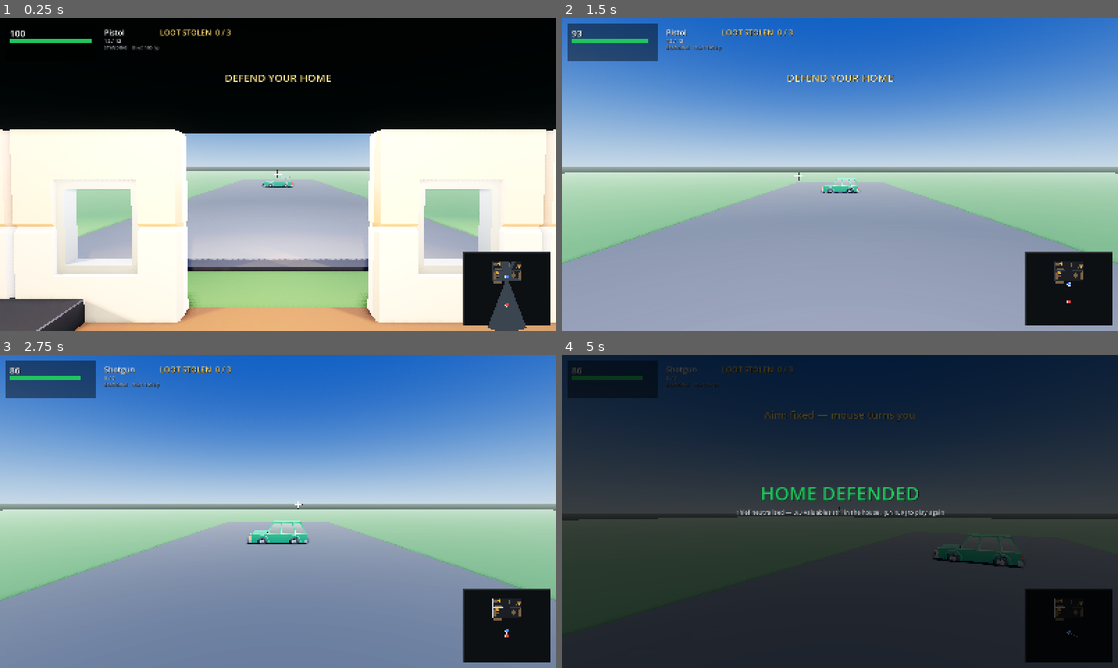
Above: before the commit, frames 1-4 (two rows, left to right).
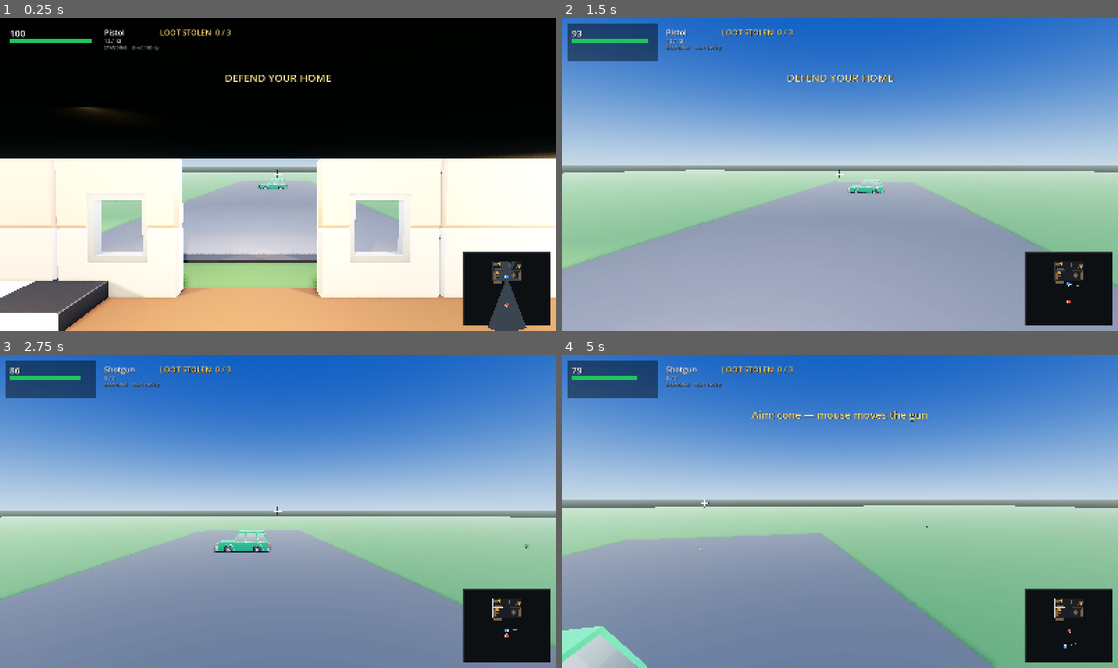
Above: after the commit, the same moments.

Repository: richardbrandel/home-invasion-godot
Game: Godot game, scene res://scenes/main.tscn
Same seed, same stepped clock (60 frames per second), same inputs: the game is played once before the commit and once after it.
Inputs (mouse positions are in pixels of both pictures, inside the frame that each line leads up to):
- Up to frame 1 (0.25 s): no input
- Up to frame 2 (1.5 s): tap Enter at 0.5, 0.6 s; move the mouse to (867, 174) at 0.52 s; hold W from 0.53 s (still down); click (867, 174) at 0.67 s; move the mouse to (812, 174) at 1.27 s; tap 1 at 1.35 s
- Up to frame 3 (2.75 s): keep holding W; move the mouse to (289, 505) at 2.02 s; tap 2 at 2.1 s
- Up to frame 4 (5 s): keep holding W; move the mouse to (834, 517) at 2.77 s; tap R at 2.85 s; click (834, 517) at 2.92 s; move the mouse to (878, 514) at 3.52 s; tap T at 3.6 s; move the mouse to (795, 508) at 4.27 s; tap C at 4.35 s

The runs differ from the first frame. In frame 1, 29% of the frame differs, in the area x 0-100%, y 28-100%; in frame 2, 3.3%; in frame 3, 8.0%; in frame 4, 97%, in the area x 0-100%, y 0-100%.

Commit message:
Default to fixed aim, and pull the camera back behind the homeowner
Two requests.

1. Aim fixed is now the default. The cone stays available on T and both paths remain
   live; this only flips the default.

2. The camera stands behind and off his shoulder instead of inside his head, so he is
   drawn. A foot is far too close to work: at 0.30 m his head is 0.22 m wide and
   subtends about 40 degrees, more than half the screen. Settled on 0.90 m back,
   0.42 m to the right and 0.22 m up, picked from a rendered comparison.

Three things this turned up that were not obvious:

- **CAM_UP is capped by the walls, not by taste.** The eye is 1.65 m and the walls are
  2.0 m, so much above +0.25 m the camera rises over them and the house becomes a
  dollhouse, showing the intruder over cover the minimap correctly hides. Two of my
  candidate configurations did exactly that and showed open sky above the walls.
- **The homeowner was playing IDLE when standing, so his own body hid the gun.** Arms
  at his sides put the pistol at his hip. He plays AIM now, which holds it out — safe
  because _strip_to_upper_body() removes the hips, so it no longer swivels him. This is
  what "you should still be able to see the owner's gun" needed.
- **A long boom jams constantly in a house with walls every few metres**, leaving the
  camera inside his back. The model now fades out below CAM_FADE (0.42 m) so a jammed
  camera does not blind you.

The shot ray is cast from the CAMERA, not the eye. With the camera offset those are
different points, and casting from the eye while the crosshair sits on the camera's
forward is exactly the mismatch that put shots 0.6 m off before. From the camera the
crosshair is honest by construction at any offset. The tracer is still drawn from the
muzzle, which is cosmetic only.

The first-person viewmodel is removed as dead code (recoverable from 7a23448).

41 sim tests and 38 actor tests pass.

Diff:
--- a/scripts/actor.gd
+++ b/scripts/actor.gd
@@ -379,61 +379,14 @@
 	_pistol.visible = true
 
 
-## The first-person weapon is drawn smaller than the one the intruder holds. That is
-## normal for a viewmodel and invisible to the player, but it matters here: at world
-## scale and this distance the pistol still covered the lower right of the frame.
-const VIEWMODEL_SCALE := 0.75
-## How far the gun slides toward the aim, in metres per unit of tangent. Roughly the swing
-## of a real arm at this distance; 0 pins the gun in place and only turns it.
-const VIEWMODEL_SWING := 0.42
-
-
-## First-person viewmodel placement.
-##
-## In third person the prop rides the animated right hand, which sits about 0.45 m below
-## the eye. With the camera now at the eye that is roughly 56 degrees off axis — far
-## outside a 68 degree frame — so the gun vanished completely. A first-person weapon is
-## normally presented at a fixed offset in front of the camera instead. The basis is
-## built exactly as update_weapon() builds it, so the prop looks identical either way.
-##
-## Must be called AFTER the camera moves, or the gun trails the view by a frame.
-func update_viewmodel(cam: Camera3D, aim_dir: Vector3) -> void:
-	if _holder == null or cam == null:
-		return
-	# Position is fixed in camera space; only the orientation follows the aim. That is
-	# what makes the gun visibly swing across the screen in cone mode instead of staying
-	# welded to one spot.
-	var cf := -cam.global_transform.basis.z
-	var cu := Vector3.UP
-	if absf(cf.dot(cu)) > 0.98:
-		cu = Vector3.RIGHT
-	var cright := cf.cross(cu).normalized()
-	var cup := cright.cross(cf).normalized()
-	# Held low and to the right, pushed out to 0.58 m. At 0.36 m the grip sat 0.26 m from
-	# the eye and covered a third of the screen.
-	var origin := cam.global_position + cright * 0.20 + cup * -0.15 + cf * 0.58
-
-	var fwd := aim_dir
-	if fwd.length() < 0.001:
-		fwd = cf
-	fwd = fwd.normalized()
-
-	# Swing the gun toward the aim as well as turning it, which is what an arm actually
-	# does: aiming 20 degrees off the body moves the hand, not just the wrist. Without
-	# this the gun only rotated about its grip and barely travelled on screen, so cone mode
-	# looked like nothing was happening.
-	var cz := maxf(fwd.dot(cf), 0.15)
-	origin += cright * (fwd.dot(cright) / cz * VIEWMODEL_SWING) \
-		+ cup * (fwd.dot(cup) / cz * VIEWMODEL_SWING)
-
-	var world_up := Vector3.UP
-	if absf(fwd.dot(world_up)) > 0.98:
-		world_up = Vector3.RIGHT
-	var right := fwd.cross(world_up).normalized()
-	var real_up := right.cross(fwd).normalized()
-	var b := Basis(right, real_up, fwd).scaled(Vector3(VIEWMODEL_SCALE, VIEWMODEL_SCALE,
-		VIEWMODEL_SCALE))
-	_holder.global_transform = Transform3D(b, origin)
+## World position of the muzzle, so a tracer can be drawn out of the gun rather than out
+## of the camera. This is drawing only — the shot ray itself is cast from the camera so
+## that the crosshair stays honest (see game.gd _fire).
+func muzzle() -> Vector3:
+	if _holder == null:
+		return Vector3.ZERO
+	var t := _holder.global_transform
+	return t.origin + t.basis.z * 0.40
 
 
 ## Called every frame with the direction the player is aiming.
--- a/scripts/game.gd
+++ b/scripts/game.gd
@@ -59,9 +59,31 @@
 const PITCH_MIN := -0.30        # looking up
 const PITCH_MAX := 0.85         # looking down
 
-var aim_cone := true
+## Camera offset behind and above the homeowner's eye. At zero the camera is inside his
+## head and he must be hidden; pulled back he is drawn, which is what Richard asked for.
+##
+## A foot is very close: at 0.30 m his head is 0.22 m wide and subtends about 40 degrees,
+## which is more than half the width of the screen. CAM_BACK is the value that actually
+## reads, and it is a single number to tune.
+const CAM_BACK := 0.90
+## Ceiling on the lift, and it is a gameplay limit rather than a taste one: the walls are
+## 2.0 m and the eye is 1.65 m, so much above +0.25 m the camera rises over the walls and
+## the house becomes a dollhouse — you see the intruder over cover the minimap hides.
+const CAM_UP := 0.22
+## Sideways offset. A gun held in front of the body is hidden by the body from directly
+## behind, so seeing the weapon at all needs the camera off his shoulder.
+const CAM_SIDE := 0.42
+## Below this camera-to-eye distance the model is hidden. A long boom in a small house
+## jams against the wall behind constantly, and a jammed camera sits inside his back.
+const CAM_FADE := 0.42
+
+var aim_cone := false
 var aim_yaw := 0.0
 var aim_pitch := 0.0
+## Live camera offset, so the distance can be tuned without a code edit.
+var cam_back := CAM_BACK
+var cam_up := CAM_UP
+var cam_side := CAM_SIDE
 
 var _lbl_hp: Label
 var _lbl_weapon: Label
@@ -144,6 +166,12 @@
 		# force the fallback scheme, so "does reverting still work" is checkable
 		if a == "--aim=fixed":
 			aim_cone = false
+		if a.begins_with("--cam-back="):
+			cam_back = float(a.substr(11))
+		if a.begins_with("--cam-up="):
+			cam_up = float(a.substr(9))
+		if a.begins_with("--cam-side="):
+			cam_side = float(a.substr(11))
 
 
 # ------------------------------------------------------------- environment
@@ -586,7 +614,10 @@
 	# switch survives a round reset.
 	if player_actor != null and player_actor.root != null:
 		player_actor.set_weapon(player["weapon"] if player["alive"] else "none")
-		player_actor.update_viewmodel(cam, _aim_dir())
+		# Back in his hand: the camera is behind him now, so the animated hand is in frame,
+		# and a gun floating in mid-air beside his shoulder reads as detached once you can
+		# actually see him. update_weapon points it along the aim from the hand bone.
+		player_actor.update_weapon(_aim_dir())
 	_update_crosshair()
 	_update_tracers(delta)
 	_draw_minimap()
@@ -693,12 +724,6 @@
 	player_actor.root.position = Vector3(player["pos"].x,
 		player_actor.ground_offset * (sy / base), player["pos"].y)
 	player_actor.root.rotation.y = yaw
-	# First person, so the homeowner's own model is never drawn: the camera is inside
-	# his head, and without this you look at the inside of his skull. The weapon is not
-	# a child of this node (see Actor.attach_weapon), which is why hiding it does not
-	# also hide the gun.
-	player_actor.root.visible = false
-
 	# Cone mode: walking turns the body toward wherever you are aiming, so the view
 	# catches up on its own and you are never stuck aiming sideways down a corridor.
 	if aim_cone and playing and player_moving and aim_yaw != 0.0:
@@ -721,7 +746,12 @@
 		var ms := Sim.PLAYER_SPRINT_SPEED if player["sprinting"] else Sim.PLAYER_SPEED
 		player_actor.play(Actor.RUN, _clip_speed(player_actor, Actor.RUN, ms))
 	else:
-		player_actor.play(Actor.IDLE)
+		# AIM, not IDLE. The homeowner is armed and the camera is behind him now: in the
+		# idle clip his arms hang at his sides, so the pistol sat at his hip and his own
+		# body hid it completely. The aim pose holds it out where it can be seen, which is
+		# also how a person stands with a weapon ready. Safe to play because
+		# _strip_to_upper_body() removes the hips, so it no longer swivels him.
+		player_actor.play(Actor.AIM)
 
 	# ---- thief
 	thief_actor.tick(delta)
@@ -778,7 +808,27 @@
 	var p: Vector2 = player["pos"]
 	# the BODY, not the aim: in cone mode the view deliberately does not follow the mouse
 	var view := _view_dir()
-	cam.position = Vector3(p.x, eye, p.y)
+	var pivot := Vector3(p.x, eye, p.y)
+	var right := Vector3(-cos(yaw), 0.0, sin(yaw))
+	var desired := pivot - view * cam_back + Vector3.UP * cam_up + right * cam_side
+
+	# Pull in if the wall behind would swallow the camera. Short, but in a house with
+	# walls every few metres this fires constantly — which is why the model below fades
+	# out rather than leaving you staring at the inside of his back.
+	var space := get_world_3d().direct_space_state
+	var q := PhysicsRayQueryParameters3D.create(pivot, desired)
+	q.collision_mask = LAYER_WORLD
+	var hit := space.intersect_ray(q)
+	if not hit.is_empty():
+		desired = (hit["position"] as Vector3) + (pivot - desired).normalized() * 0.14
+
+	if player_actor != null and player_actor.root != null:
+		# _shot_hide_player has to be honoured here rather than in the shot block, because
+		# this runs later every frame and would simply turn him back on.
+		player_actor.root.visible = player["alive"] and not _shot_hide_player \
+			and desired.distance_to(pivot) > CAM_FADE
+
+	cam.position = desired
 	cam.look_at(cam.position + view * 20.0, Vector3.UP)
 
 
@@ -816,10 +866,19 @@
 	if player_actor != null:
 		player_actor.play_once(Actor.SHOOT)
 
-	var eye := Sim.CROUCH_EYE_HEIGHT if player["crouching"] else Sim.EYE_HEIGHT
-	var origin := Vector3(player["pos"].x, eye, player["pos"].y)
-	var aim_point := cam.global_position + _aim_dir() * 100.0
-	var base_dir := (aim_point - origin).normalized()
+	# The ray starts at the CAMERA, not the eye. With the camera pulled back behind the
+	# homeowner those are different points, and casting from the eye while the crosshair
+	# sits on the camera's forward is precisely the mismatch that put shots 0.6 m left and
+	# 0.3 m low before. From the camera the crosshair is honest by construction, whatever
+	# the camera offset happens to be.
+	var origin := cam.global_position
+	var base_dir := _aim_dir()
+	# the tracer is drawn from the gun even though the ray is cast from the camera
+	var muzzle: Vector3 = origin
+	if player_actor != null:
+		var m := player_actor.muzzle()
+		if m != Vector3.ZERO:
+			muzzle = m
 
 	var space := get_world_3d().direct_space_state
 	for i in int(spec["pellets"]):
@@ -839,7 +898,7 @@
 			var collider = hit["collider"]
 			if collider is Node and collider.name == "ThiefHitbox" and thief["alive"]:
 				Sim.damage_thief(thief, spec["dmg"], events)
-		_add_tracer(origin, end)
+		_add_tracer(muzzle, end)
 	_drain_events()
 
 	if player["mag"] <= 0:
